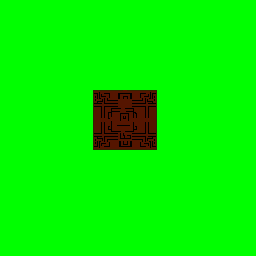
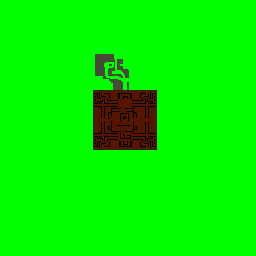
Before/after of a 256x256 layered artwork. What changed in the layer stack:
painted on "Layer 4" over <box>95,54,129,90</box>
